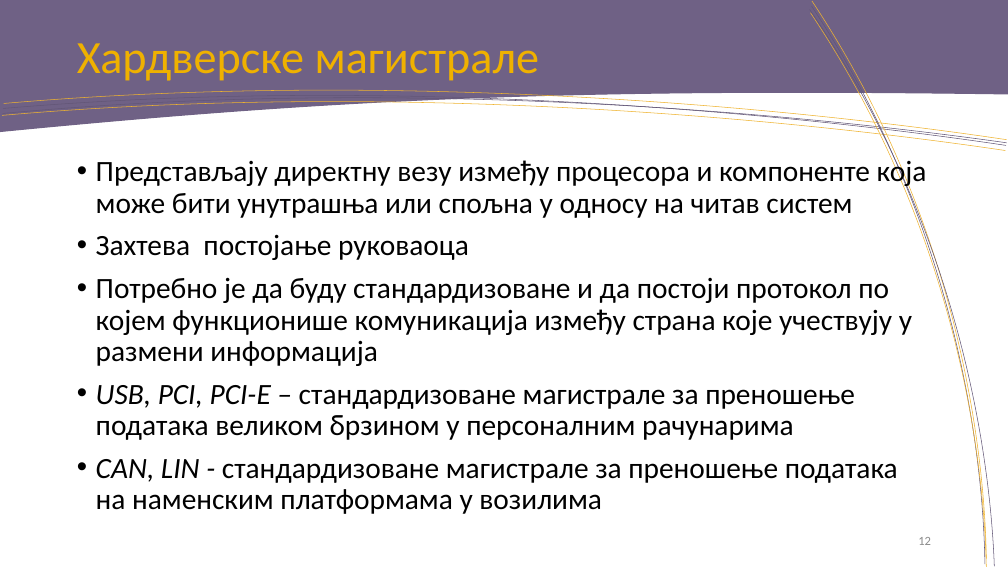
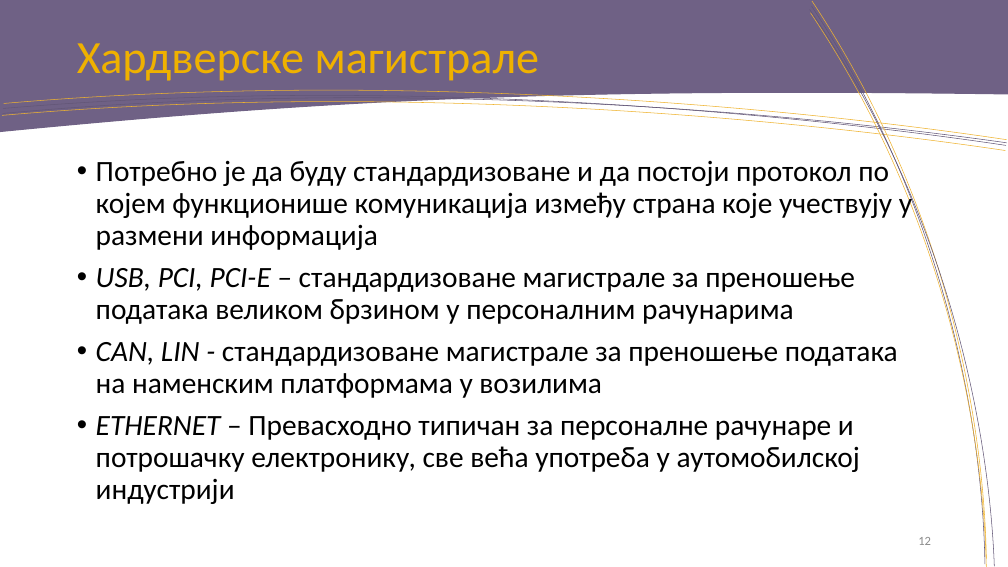
Before and after one commit to rondor1/msc, a slide deck: slide 12 of msc-e28-2018-pres.pptx. Drawn at 1008x567 pixels with LibreOffice and Linux fonts; fonts in the diff are those of the drawing; background and template pictures are left out. Boxes give left, top, right and bottom in pixels: in the first picture for what was removed or moved away, otherwise in the second. Text is boxed around its words. In the diff, an @@ line names an element or a change of style, - is before the commit and + after.

```diff
--- a/msc-e28-2018-pres.pptx
+++ b/msc-e28-2018-pres.pptx
@@ text at (96,157,927,260): paragraphs removed @@
-• Представљају директну везу између процесора и компоненте која може бити унутрашња или спољна у односу на читав систем
-• Захтева постојање руковаоца
@@ text at (96,416,860,504): paragraph added @@
+• ETHERNET – Превасходно типичан за персоналне рачунаре и потрошачку електронику, све већа употреба у аутомобилској индустрији
```
Also in this commit, not shown: 11 other slides changed, 2 slides added, 1 slide removed.
